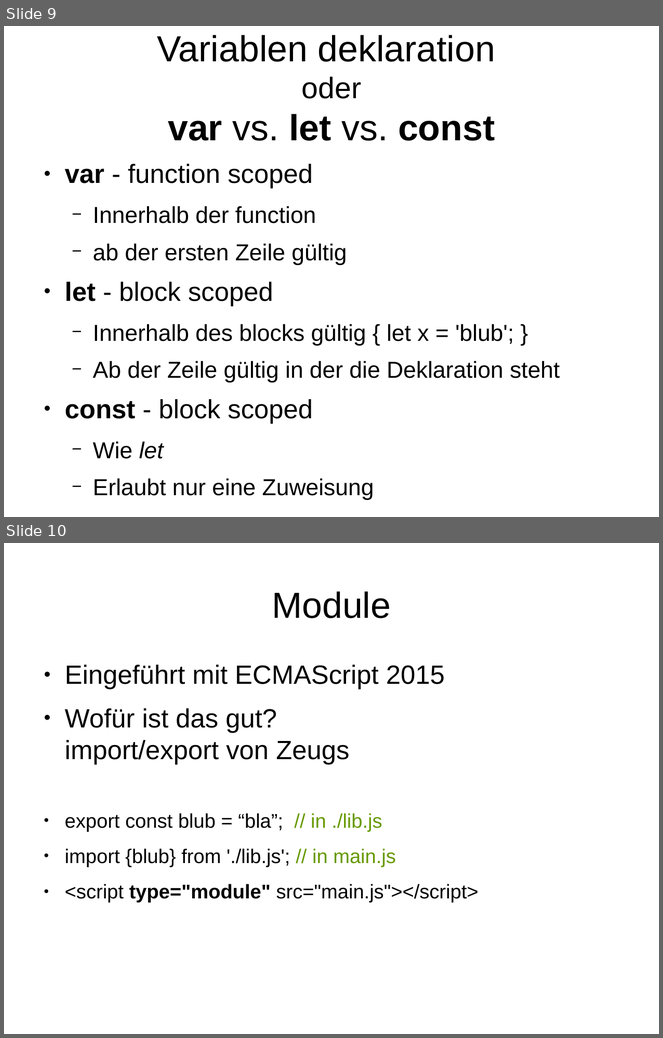
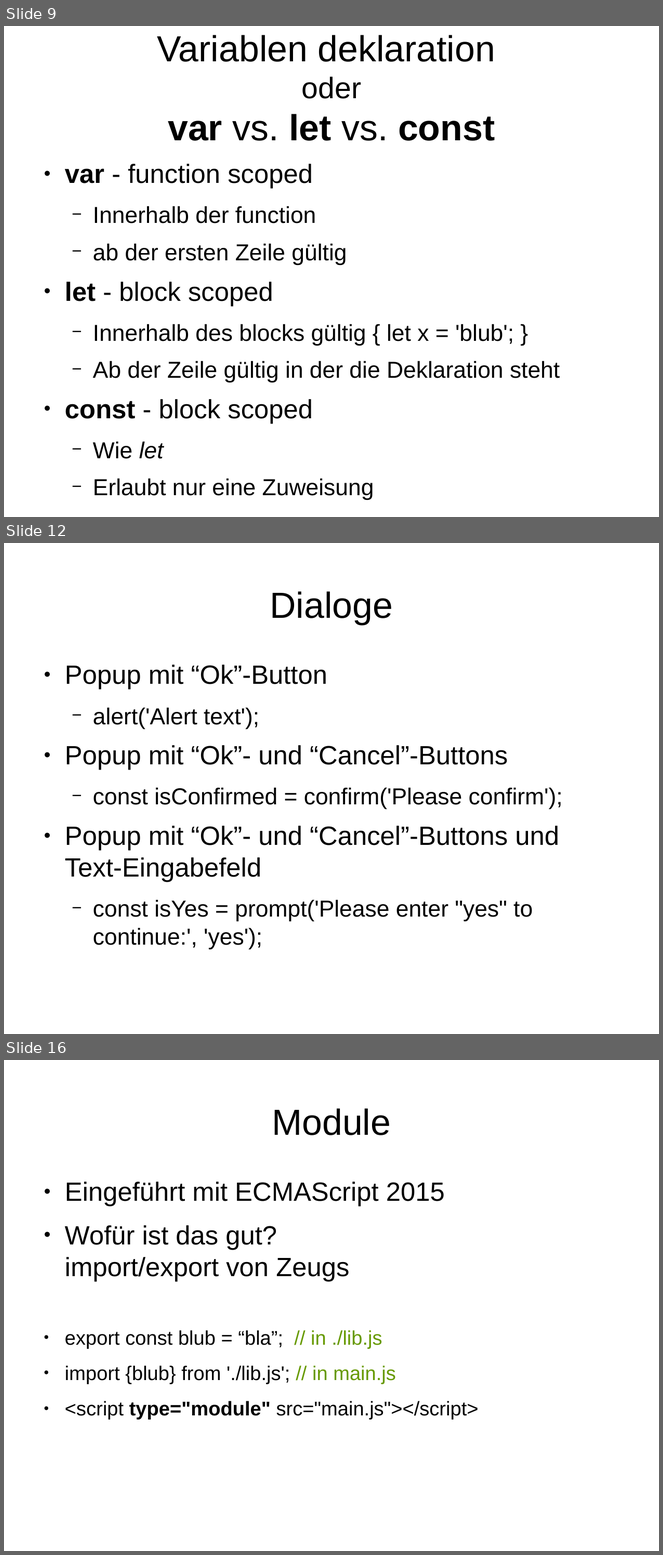
Before and after one commit to JoschaHemlep/javascript-talk, a slide deck: presentation/JavaScript.odp. Shown one above the other, each under a label of ours: slides 9 and 10 before the commit, slides 9, 12 and 16 after it; the slides between them are not shown. The pictures are 663x1038 and 663x1555 pixels, drawn with LibreOffice and Linux fonts; fonts in the diff are those of the drawing. Boxes give left, top, right and bottom in pixels: in the first picture for what was removed or moved away, otherwise in the second. Text is boxed around its words. In the diff, an @@ line names an element or a change of style, - is before the commit and + after.

```diff
--- a/presentation/JavaScript.odp
+++ b/presentation/JavaScript.odp
@@ slide 12 added at (4,543,659,1034), background #FFFFFF @@
@@ title added at (270,591,393,625), 44 pt, text #000000 @@
+Dialoge
@@ text added at (65,665,563,950), 28 pt, text #000000 @@
+● Popup mit “Ok”-Button
+  − alert('Alert text');
+● Popup mit “Ok”- und “Cancel”-Buttons
+  − const isConfirmed = confirm('Please confirm');
+● Popup mit “Ok”- und “Cancel”-Buttons und
+  Text-Eingabefeld
+  − const isYes = prompt('Please enter "yes" to continue:', 'yes');
@@ what was slide 10 is now slide 16 @@
```
Also in this commit, not shown: 1 slide changed, 5 other slides added, 17 other files.
